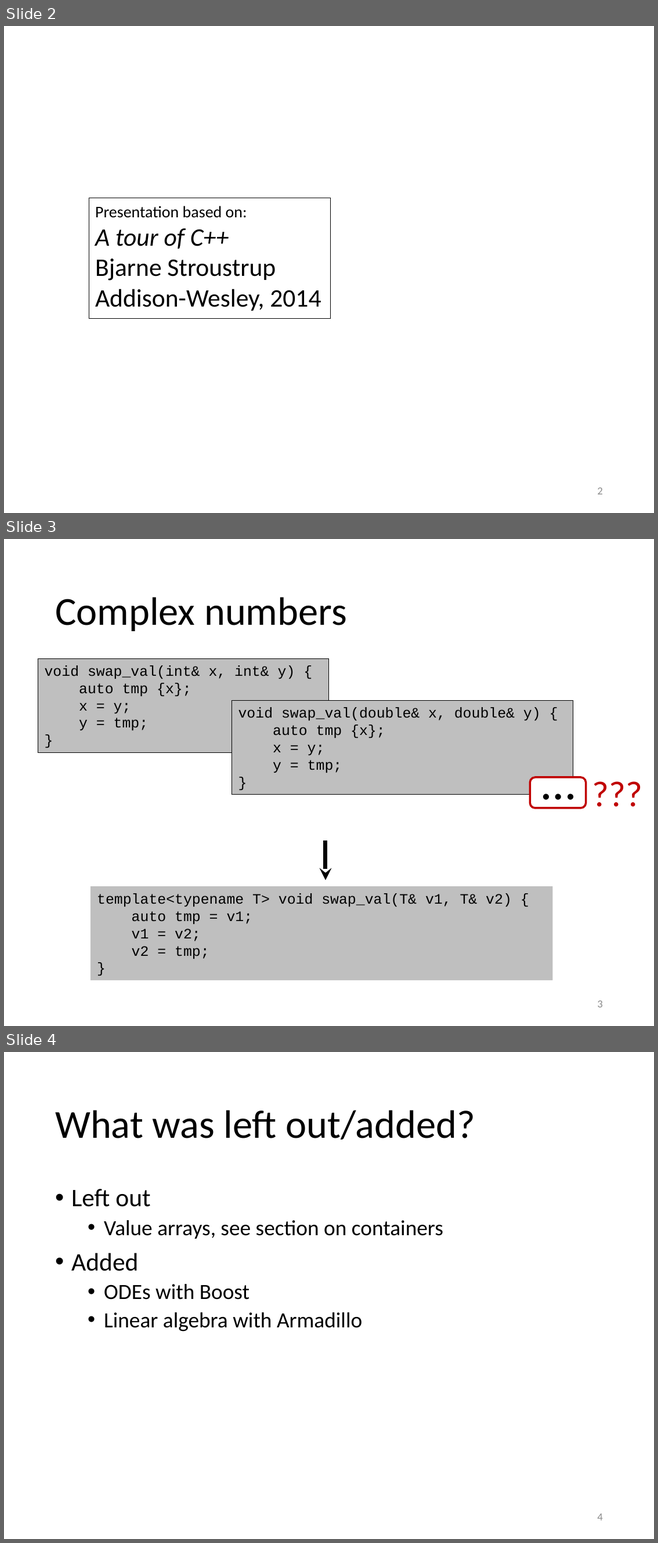
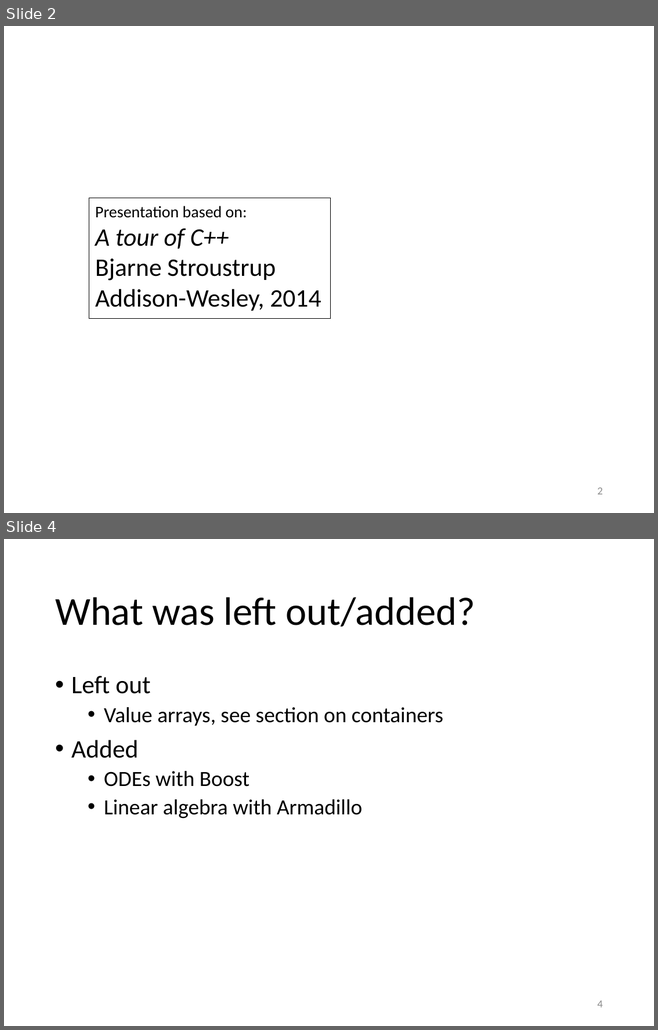
Before and after one commit to gjbex/training-material, a slide deck: CPlusPlus/12_essential_cpp_numerics.pptx. Shown one above the other, each under a label of ours: slides 2, 3 and 4 before the commit, slides 2 and 4 after it; the slides between them are not shown. The pictures are 658x1543 and 658x1030 pixels, drawn with LibreOffice and Linux fonts; fonts in the diff are those of the drawing. Boxes give left, top, right and bottom in pixels: in the first picture for what was removed or moved away, otherwise in the second. Text is boxed around its words. In the diff, an @@ line names an element or a change of style, - is before the commit and + after.

```diff
--- a/CPlusPlus/12_essential_cpp_numerics.pptx
+++ b/CPlusPlus/12_essential_cpp_numerics.pptx
@@ slide 3 removed at <box>4,539,654,1026</box>, background #FFFFFF @@
@@ title removed at <box>55,597,347,631</box> @@
-Complex numbers
@@ rectangle removed at <box>38,658,329,752</box> @@
-void swap_val(int& x, int& y) {
-auto tmp {x};
-x = y;
-y = tmp;
-}
@@ rectangle removed at <box>232,701,573,795</box> @@
-void swap_val(double& x, double& y) {
-auto tmp {x};
-x = y;
-y = tmp;
-}
@@ text removed at <box>535,748,582,814</box> @@
-…
@@ rounded rectangle removed at <box>529,777,585,808</box> @@
@@ text removed at <box>585,768,649,817</box> @@
-???
@@ arrow removed from (325, 841) to (325, 880) @@
@@ rectangle removed at <box>90,886,552,981</box> @@
-template<typename T> void swap_val(T& v1, T& v2) {
-auto tmp = v1;
-v1 = v2;
-v2 = tmp;
-}
@@ page number removed at <box>597,1001,602,1008</box> @@
-3
```
Also in this commit, not shown: 1 slide added.
